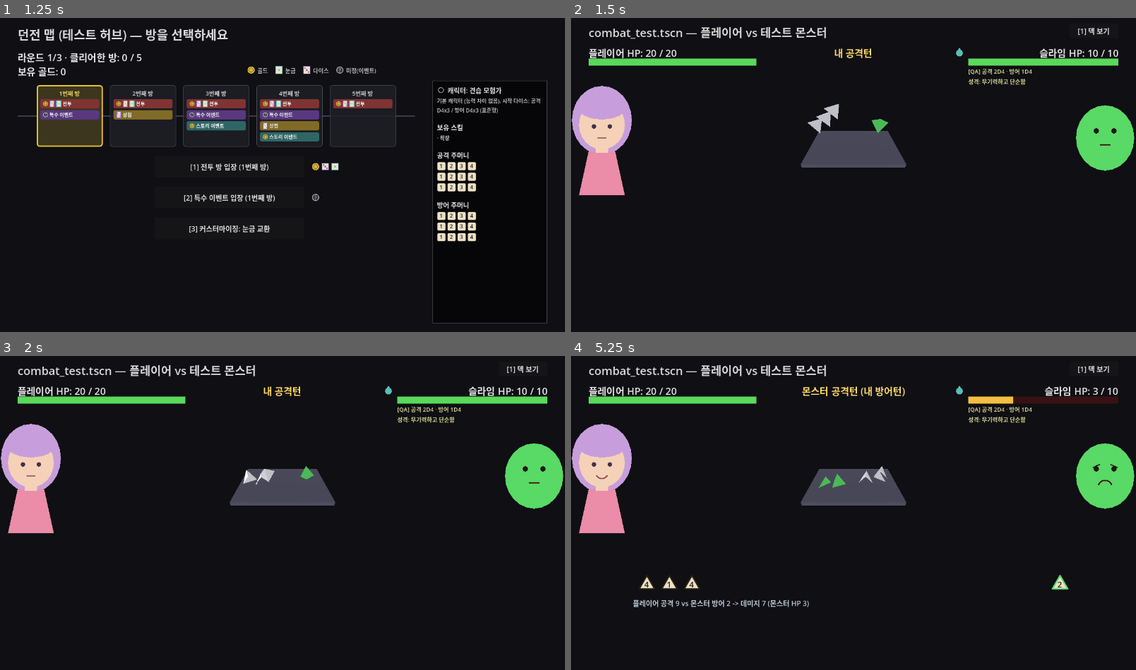
Above: before the commit, frames 1-4 (two rows, left to right).
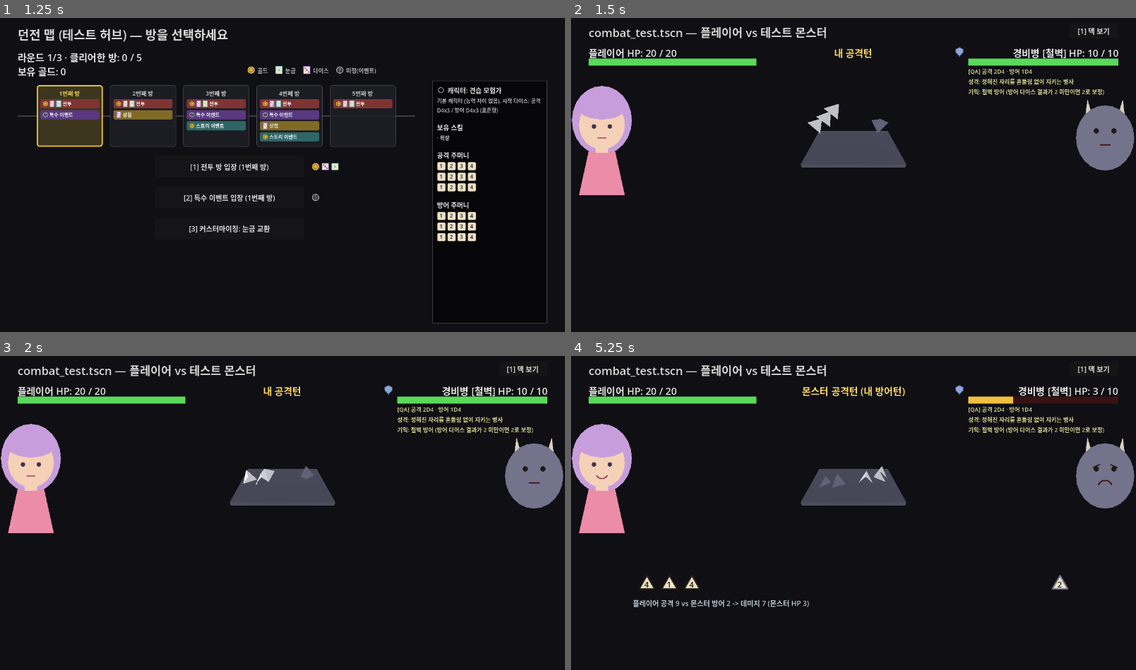
Above: after the commit, the same moments.

Repository: YGseok/ProjectD
Game: Godot game, scene res://code/scenes/character_select.tscn
The game is run twice, just before and just after one commit, with the same random seed, the same clock (stepped at 60 frames per second) and the same inputs.
Inputs (mouse positions are in pixels of both pictures, inside the frame that each line leads up to):
- Up to frame 1 (1.25 s): click "[8] 던전 시작" at 0.5 s
- Up to frame 2 (1.5 s): click "[1] 전투 방 입장 (1번째 방)" at 1.25 s
- Up to frame 3 (2 s): no input
- Up to frame 4 (5.25 s): click "[1] 덱 보기" at 2 s; click "[1] 덱 닫기" at 2.75 s; tap Enter at 3.5 s; move the mouse to (977, 494) at 3.52 s; tap 2 at 3.6 s; click (977, 494) at 3.67 s; move the mouse to (740, 525) at 4.27 s; hold A 4.28-5.03 s; tap 7 at 4.35 s; move the mouse to (910, 440) at 5.02 s; tap 1 at 5.1 s

Frame 1 is identical in both runs. In frame 2, 2.4% of the frame differs, in the area x 53-100%, y 9-49%; in frame 3, 2.4%; in frame 4, 2.5%, in the area x 43-100%, y 9-75%.

Commit message:
feat: G-6(런 시작 몬스터 계획 + 라운드 스케일링) 완료
MonsterCatalog.build_monster_plan()이 런 시작마다 라운드x방 몬스터를
일반 20종 풀에서 미리 뽑아 RunState.monster_plan에 저장. combat_test.gd의
신규 _monster_config_for_plan()이 이를 읽어 몬스터를 고르고 난이도 공식을
room_index+(round_index-1)*3으로 라운드까지 반영한다 - 정상 플레이(QA
환경변수 없이)에서 G-5가 채운 신규 16종 몬스터를 처음으로 만날 수 있게 됨.
기존 _monster_config_for_room()(QA 훅/테스트 직접 호출 전용)은 동작 변경
없이 그대로 보존, 공통 스탯 계산은 _build_monster_config()로 공유.

dice_test.gd에 G-6 검증 섹션 추가(계획 결정론성/풀 소속/중복 없음 +
실제 계산 결과 비교), qa_shot.sh로 정상 로드/QA 훅 둘 다 스크린샷 확인.

Diff:
--- a/code/scenes/combat_test.gd
+++ b/code/scenes/combat_test.gd
@@ -422,6 +422,13 @@
 ## 사람 플레이 피드백 필요). TOTAL_ROOMS가 5로 고정돼 있는 한 room_index=4만 해당되고,
 ## QA에서 GAME_QA_ROOM_OVERRIDE로 더 큰 값(9, 14 등)을 줘도 정확히 일치하지 않는 한
 ## 보스로 취급하지 않는다(다음 라운드 개념이 아직 없으므로).
+##
+## G-6(2026-10-07)로 이 함수는 "GAME_QA_ROOM_OVERRIDE/테스트가 직접 room_index를 넘겨
+## 호출하는 경로"(기존 5종 순환 + room_index 자체가 난이도) 전용으로 범위가 좁혀졌다 —
+## 동작은 전혀 바뀌지 않았다(기존 dice_test.gd 검증이 그대로 PASS해야 함). 실제 던전
+## 플레이(정상 진행, QA 환경변수 없음)는 대신 `_monster_config_for_plan()`이
+## RunState.monster_plan을 읽어 몬스터를 고르고 라운드까지 반영한 난이도를 쓴다. 둘 다
+## 공통 스탯 계산은 `_build_monster_config()`로 모아 중복을 없앴다.
 func _monster_config_for_room(room_index: int) -> Dictionary:
 	# G-5(2026-10-07) QA 훅: GAME_QA_MONSTER_ID 환경변수가 유효한 카탈로그 id면 room 순환과
 	# 무관하게 그 몬스터를 직접 구성한다(스케일링은 그대로 room_index 기준) — 신규 15종이
@@ -440,8 +447,49 @@
 		name_text = profile["name"]
 		if cycle > 0:
 			name_text = "강화 ".repeat(cycle) + name_text
+	var is_boss: bool = room_index == RunState.TOTAL_ROOMS - 1
+	return _build_monster_config(profile, name_text, room_index, is_boss)
+
+
+## G-6(2026-10-07) 신규 — 정상 던전 진행(QA 환경변수 없음)에서 몬스터를 고르는 경로.
+## round_index(1부터)/room_index(0부터, RunState.rooms_cleared와 동일 기준)로
+## RunState.monster_plan을 조회해 몬스터 id를 얻고, "난이도"는 room_index 하나가 아니라
+## INBOX.md G-6 공식 그대로 `room_index + (round_index - 1) * 3`을 쓴다 — 라운드가
+## 올라가도 매번 처음부터(공격 2D4/방어 1D4) 시작하진 않지만, room_index만 썼을 때처럼
+## 라운드마다 꾸준히 5단계씩 쌓이지도 않게 완화된 곡선(실제로 적당한지는 F-4 시뮬/사람
+## 피드백 영역). "보스" 여부는 여전히 room_index(라운드 내 실제 위치)만 본다 — 몇 라운드든
+## 그 라운드의 마지막 방(room_index == TOTAL_ROOMS-1)이면 보스.
+func _monster_config_for_plan(round_index: int, room_index: int) -> Dictionary:
+	var id_override := OS.get_environment("GAME_QA_MONSTER_ID")
+	var override_profile: Dictionary = MonsterCatalog.get_by_id(id_override) if id_override != "" else {}
+	var profile: Dictionary
+	if not override_profile.is_empty():
+		profile = override_profile
+	else:
+		var plan: Array = RunState.monster_plan
+		# plan이 비어있는 상태(이론상 reset_run()을 거치지 않은 테스트 전용 인스턴스 등)는
+		# 기존 5종 순환으로 안전하게 폴백한다 — 크래시보다 "뭔가는 나온다"가 낫다.
+		if plan.is_empty():
+			profile = MonsterCatalog.legacy_cycle_monster(room_index)
+		else:
+			var r: int = clampi(round_index - 1, 0, plan.size() - 1)
+			var round_slots: Array = plan[r]
+			var rm: int = clampi(room_index, 0, round_slots.size() - 1)
+			profile = MonsterCatalog.get_by_id(round_slots[rm])
+	var difficulty: int = room_index + (round_index - 1) * 3
+	var is_boss: bool = room_index == RunState.TOTAL_ROOMS - 1
+	return _build_monster_config(profile, profile["name"], difficulty, is_boss)
+
+
+## `_monster_config_for_room()`/`_monster_config_for_plan()`이 공유하는 스탯 계산부 —
+## 몬스터 프로필 + 이름 문자열(접두어 처리 전) + "난이도"(스케일링에 쓰는 정수, 둘 다 전과
+## 동일하게 "room_index" 자리에 넣던 값) + is_boss만 받으면 나머지(기믹 표시용 접미사,
+## 다이스 개수/HP/면 개수, 스킬 파라미터 dict)는 완전히 같은 계산. 이 함수 자체는
+## G-6에서 기존 _monster_config_for_room() 본문을 그대로 옮겨온 것뿐이라 동작 변경 없음.
+func _build_monster_config(profile: Dictionary, name_text_in: String, difficulty: int, is_boss: bool) -> Dictionary:
+	var name_text := name_text_in
 	var gimmick: String = MonsterCatalog.gimmick_of(profile)
-	var dice_sides := _monster_dice_sides_for_room(room_index)
+	var dice_sides := _monster_dice_sides_for_room(difficulty)
 	var gimmick_value := 0
 	if gimmick == "min_max_only":
 		name_text += " [극단]"
@@ -463,10 +511,9 @@
 	# def_dice_delta=0/hp_mult=1.0이라 아래 세 줄을 추가해도 결과가 완전히 그대로임,
 	# 동작 보존). 신규 몬스터 중 "독거미"/"해골 궁수"/"망령 병사"의 "방어 낮음"/"공격
 	# 낮음" 같은 잠정 메모가 이 delta로 표현된다(최소 1개는 보장).
-	var attack_count: int = max(1, 2 + int(room_index / 2.0) + int(profile.get("atk_dice_delta", 0)))
-	var defense_count: int = max(1, 1 + int(room_index / 3.0) + int(profile.get("def_dice_delta", 0)))
-	var max_hp: int = int(round((10 + room_index * 3) * profile.get("hp_mult", 1.0)))
-	var is_boss: bool = room_index == RunState.TOTAL_ROOMS - 1
+	var attack_count: int = max(1, 2 + int(difficulty / 2.0) + int(profile.get("atk_dice_delta", 0)))
+	var defense_count: int = max(1, 1 + int(difficulty / 3.0) + int(profile.get("def_dice_delta", 0)))
+	var max_hp: int = int(round((10 + difficulty * 3) * profile.get("hp_mult", 1.0)))
 	if is_boss:
 		attack_count += 2
 		defense_count += 1
@@ -558,22 +605,29 @@
 	return text
 
 
-## QA 전용 — GAME_QA_ROOM_OVERRIDE 환경변수(정수)가 있으면 RunState.rooms_cleared
-## 대신 그 room_index로 몬스터를 구성한다. RunState 자체는 건드리지 않아(다른 화면/
-## 다음 판에 영향 없음) 순수 QA 검증용. 방마다 몬스터 다이스 개수/모양(sides)이 실제
-## "정지 감지가 끝난 뒤" 물리적으로 벽(combat_test.tscn Wall*) 안에 잘 들어와
-## 있는지를, freeze로 고정한 스냅샷이 아니라 정상 플레이와 동일한 경로
-## (_run_battle() -> _do_exchange() -> _wait_for_dice_to_settle())로 검증하기 위함
-## (여러 방을 실제로 깨야만 후반 몬스터 다이스를 볼 수 있어 느린 문제를 우회).
-func _room_index_for_monster_config() -> int:
+## QA 전용 — GAME_QA_ROOM_OVERRIDE 환경변수(정수)가 있으면 RunState.monster_plan을
+## 완전히 우회해 "그 난이도 인덱스의 임의 몬스터"(기존 5종 순환, _monster_config_for_room()
+## 그대로)를 구성한다. RunState 자체는 건드리지 않아(다른 화면/다음 판에 영향 없음) 순수
+## QA 검증용. 방마다 몬스터 다이스 개수/모양(sides)이 실제 "정지 감지가 끝난 뒤"
+## 물리적으로 벽(combat_test.tscn Wall*) 안에 잘 들어와 있는지를, freeze로 고정한
+## 스냅샷이 아니라 정상 플레이와 동일한 경로(_run_battle() -> _do_exchange() ->
+## _wait_for_dice_to_settle())로 검증하기 위함(여러 방을 실제로 깨야만 후반 몬스터
+## 다이스를 볼 수 있어 느린 문제를 우회). G-6(2026-10-07) 이전에는 정상 플레이도 이
+## 환경변수가 없을 때 같은 "room_index 기준 5종 순환" 경로를 썼지만, 이제는 정상 플레이
+## (환경변수 없음)는 `_monster_config_for_plan()`이 RunState.monster_plan을 쓴다 —
+## 이 함수는 "환경변수가 있을 때만" 호출되는 QA 전용 경로로 범위가 좁혀졌다.
+func _monster_config_for_room_override() -> Dictionary:
 	var override_env := OS.get_environment("GAME_QA_ROOM_OVERRIDE")
-	if override_env.is_valid_int():
-		return override_env.to_int()
-	return RunState.rooms_cleared
+	return _monster_config_for_room(override_env.to_int())
 
 
 func _ready() -> void:
-	var config := _monster_config_for_room(_room_index_for_monster_config())
+	var room_override := OS.get_environment("GAME_QA_ROOM_OVERRIDE")
+	var config: Dictionary
+	if room_override.is_valid_int():
+		config = _monster_config_for_room_override()
+	else:
+		config = _monster_config_for_plan(RunState.round_index, RunState.rooms_cleared)
 	var monster_sides: int = config["dice_sides"]
 	monster_attack_bag = DiceBag.new(monster_sides, config["attack_count"])
 	monster_defense_bag = DiceBag.new(monster_sides, config["defense_count"])
--- a/code/scenes/dice_test.gd
+++ b/code/scenes/dice_test.gd
@@ -243,6 +243,10 @@
 	lines.append("")
 	lines.append("[G-5: 일반 몬스터 20종 데이터(계열당 5종) + legacy_cycle_monster 호환 + GAME_QA_MONSTER_ID 훅 검증]")
 	all_pass = _check_g5_monster_catalog(lines) and all_pass
+
+	lines.append("")
+	lines.append("[G-6: 런 몬스터 계획(MonsterCatalog.build_monster_plan) + 라운드 난이도 스케일링 검증]")
+	all_pass = _check_g6_monster_plan(lines) and all_pass
 
 	lines.append("")
 	lines.append("결과: %s" % ("PASS" if all_pass else "FAIL"))
@@ -4672,3 +4676,133 @@
 	])
 
 	return ok
+
+
+## [대형 기획 6] G-6(2026-10-07) 검증 — MonsterCatalog.build_monster_plan()(순수 함수)이
+## "라운드x방" 모양으로 결정론적인 계획을 만드는지, combat_test.gd의
+## _monster_config_for_plan()이 그 계획 + 라운드를 반영한 난이도 공식(room_index +
+## (round_index-1)*3)을 "플래그"가 아니라 실제 attack_count/defense_count/max_hp/
+## dice_sides 계산 결과로 바꾸는지(F-3 원칙), reset_run()이 실제로 RunState.monster_plan을
+## 채우는지까지 확인한다.
+func _check_g6_monster_plan(lines: PackedStringArray) -> bool:
+	var ok := true
+
+	# (1) normal_roster_ids(): 20종, 다크 나이트 제외(G-7 전까지 일반 풀 뽑기 대상 아님).
+	var normal_ids: Array = MonsterCatalog.normal_roster_ids()
+	var roster_size_ok: bool = normal_ids.size() == 20 and not normal_ids.has("dark_knight")
+	ok = roster_size_ok and ok
+	lines.append("  MonsterCatalog.normal_roster_ids().size()=%d, 다크 나이트 포함=%s (기대 20, false) -> %s" % [
+		normal_ids.size(), normal_ids.has("dark_knight"), "OK" if roster_size_ok else "FAIL"
+	])
+
+	# (2) build_monster_plan(seed, 3, 5): 라운드 3개 x 방 5개 모양 + 같은 seed -> 같은 결과
+	# (재현 가능해야 QA/F-4 시뮬에서 의미가 있음).
+	var plan_a: Array = MonsterCatalog.build_monster_plan(12345, 3, 5)
+	var plan_b: Array = MonsterCatalog.build_monster_plan(12345, 3, 5)
+	var shape_ok: bool = plan_a.size() == 3
+	for round_slots in plan_a:
+		if round_slots.size() != 5:
+			shape_ok = false
+	var deterministic_ok: bool = str(plan_a) == str(plan_b)
+	ok = shape_ok and deterministic_ok and ok
+	lines.append("  build_monster_plan(seed=12345, 3, 5) 모양(3라운드x5방)=%s, 같은 seed 재현=%s -> %s" % [
+		shape_ok, deterministic_ok, "OK" if (shape_ok and deterministic_ok) else "FAIL"
+	])
+
+	# (3) "일반 전투" 자리(방 0~3, 라운드당 4개 = 총 12개)는 전부 서로 다른 id + 20종 풀 안
+	# (INBOX.md 원문 "한 판 안에서 중복 없이").
+	var normal_slot_ids: Array = []
+	for round_slots in plan_a:
+		for room in range(4):
+			normal_slot_ids.append(round_slots[room])
+	var seen := {}
+	var all_unique := true
+	for id in normal_slot_ids:
+		if seen.has(id):
+			all_unique = false
+		seen[id] = true
+	var all_in_pool := true
+	for id in normal_slot_ids:
+		if not normal_ids.has(id):
+			all_in_pool = false
+	ok = all_unique and all_in_pool and ok
+	lines.append("  일반 전투 자리(방 0~3 x 3라운드=12개) 전부 고유=%s, 전부 20종 풀 안=%s -> %s" % [
+		all_unique, all_in_pool, "OK" if (all_unique and all_in_pool) else "FAIL"
+	])
+
+	# (4) 보스 자리(방4)도 20종 풀 안의 몬스터(G-8 전까지 전용 보스 풀이 없어 같은 풀에서
+	# 뽑되, 중복은 허용됨 — "보스"는 아직 기존 스탯 배율로만 표현).
+	var boss_ok := true
+	for round_slots in plan_a:
+		if not normal_ids.has(round_slots[4]):
+			boss_ok = false
+	ok = boss_ok and ok
+	lines.append("  보스 자리(방4, 3라운드) 전부 20종 풀 안의 몬스터=%s -> %s" % [
+		boss_ok, "OK" if boss_ok else "FAIL"
+	])
+
+	# (5) 실제 배선: combat_test._monster_config_for_plan(round_index, room_index)이
+	# RunState.monster_plan을 읽어 몬스터를 고르고, 난이도 공식(room_index+(round_index-1)*3)을
+	# attack_count/defense_count/max_hp/dice_sides에 실제로 반영하는지 — "스킬 플래그가
+	# 들어갔는가"가 아니라 "계산 결과가 실제로 바뀌는가"를 직접 비교(F-3 원칙). 검증용 계획을
+	# RunState.monster_plan에 직접 꽂아두고 끝나면 원래 값으로 복원.
+	var plan_backup: Array = RunState.monster_plan
+	RunState.monster_plan = [
+		["slime", "goblin", "skeleton", "orc", "dark_knight"],
+		["armored_goblin", "poison_slime", "wolf", "ghoul", "zombie"],
+		["bandit", "ghost", "mad_dog", "wraith_soldier", "dark_knight"],
+	]
+	var script := load("res://code/scenes/combat_test.gd")
+	var combat = script.new()
+
+	# 라운드1/방0: difficulty = 0+(1-1)*3 = 0 -> DESIGN.md 확정값(공격2D4/방어1D4/HP10)과 동일.
+	var r1_room0: Dictionary = combat._monster_config_for_plan(1, 0)
+	var r1_room0_ok: bool = r1_room0["name"] == "슬라임" and r1_room0["attack_count"] == 2 \
+		and r1_room0["defense_count"] == 1 and r1_room0["max_hp"] == 10 and r1_room0["dice_sides"] == 4 \
+		and r1_room0["is_boss"] == false
+	ok = r1_room0_ok and ok
+	lines.append("  라운드1/방0: name=%s 공격=%d 방어=%d hp=%d sides=%d is_boss=%s (기대 슬라임,2,1,10,4,false) -> %s" % [
+		r1_room0["name"], r1_room0["attack_count"], r1_room0["defense_count"], r1_room0["max_hp"],
+		r1_room0["dice_sides"], r1_room0["is_boss"], "OK" if r1_room0_ok else "FAIL"
+	])
+
+	# 라운드2/방0: difficulty = 0+(2-1)*3 = 3 -> 공격=2+1=3, 방어=1+1=2, hp=10+9=19, sides=6(>=2).
+	# "아머 고블린"은 atk/def_dice_delta·hp_mult 전부 기본값(0/0/1.0)이라 공식 그대로 나와야 함.
+	var r2_room0: Dictionary = combat._monster_config_for_plan(2, 0)
+	var r2_room0_ok: bool = r2_room0["name"] == "아머 고블린" and r2_room0["attack_count"] == 3 \
+		and r2_room0["defense_count"] == 2 and r2_room0["max_hp"] == 19 and r2_room0["dice_sides"] == 6
+	ok = r2_room0_ok and ok
+	lines.append("  라운드2/방0: name=%s 공격=%d(기대3) 방어=%d(기대2) hp=%d(기대19) sides=%d(기대6) -> %s" % [
+		r2_room0["name"], r2_room0["attack_count"], r2_room0["defense_count"], r2_room0["max_hp"],
+		r2_room0["dice_sides"], "OK" if r2_room0_ok else "FAIL"
+	])
+
+	# 라운드2/방4(보스): difficulty = 4+(2-1)*3 = 7 -> 기본 공격=2+3=5, 방어=1+2=3,
+	# hp=round((10+21)*1.4)=43(좀비 hp_mult 1.4 반영), sides=8(>=4). 보스 보정(+2/+1/x2) 추가 ->
+	# 공격7 방어4 hp86.
+	var r2_room4: Dictionary = combat._monster_config_for_plan(2, 4)
+	var r2_room4_ok: bool = r2_room4["name"] == "좀비 [보스]" and r2_room4["attack_count"] == 7 \
+		and r2_room4["defense_count"] == 4 and r2_room4["max_hp"] == 86 and r2_room4["is_boss"] == true
+	ok = r2_room4_ok and ok
+	lines.append("  라운드2/방4(보스): name=%s 공격=%d(기대7) 방어=%d(기대4) hp=%d(기대86, 좀비 hp_mult 1.4 반영) is_boss=%s -> %s" % [
+		r2_room4["name"], r2_room4["attack_count"], r2_room4["defense_count"], r2_room4["max_hp"],
+		r2_room4["is_boss"], "OK" if r2_room4_ok else "FAIL"
+	])
+
+	combat.free()
+	RunState.monster_plan = plan_backup
+
+	# (6) reset_run()이 실제로 RunState.monster_plan을 "라운드x방" 모양으로 채우는지
+	# (글루 코드 자체가 호출되는지 — 값은 위 (1)~(5)에서 이미 직접 계산으로 검증했으므로
+	# 여기서는 "비어있지 않고 모양이 맞는지"만 확인).
+	var char_backup: String = RunState.character_id
+	RunState.reset_run()
+	var plan_generated_ok: bool = RunState.monster_plan.size() == RunState.TOTAL_ROUNDS \
+		and RunState.monster_plan[0].size() == RunState.TOTAL_ROOMS
+	ok = plan_generated_ok and ok
+	lines.append("  reset_run() 후 RunState.monster_plan 모양 일치(기대 %d라운드x%d방)=%s -> %s" % [
+		RunState.TOTAL_ROUNDS, RunState.TOTAL_ROOMS, plan_generated_ok, "OK" if plan_generated_ok else "FAIL"
+	])
+	RunState.reset_run(char_backup)
+
+	return ok
--- a/code/systems/monster_catalog.gd
+++ b/code/systems/monster_catalog.gd
@@ -195,6 +195,86 @@
 	return get_by_id(id)
 
 
+## G-6(2026-10-07): "일반 전투" 풀 뽑기 대상 20종 id. tier=="normal"인 몬스터 전부에서
+## "다크 나이트"만 제외한다 — G-5 범위/의도적 보류 주석대로, 다크 나이트는 tier 필드가
+## 여전히 "normal"이지만 G-7에서 정예로 재배정될 예정이라 일반 풀 뽑기 대상이 아니다
+## (legacy_cycle_monster()의 기존 5종 순환 호환을 위해 MONSTERS 자체에서 빼지는 않음).
+static func normal_roster_ids() -> Array:
+	var ids := []
+	for m in MONSTERS:
+		if m.get("tier", "normal") == "normal" and m.get("id", "") != "dark_knight":
+			ids.append(m["id"])
+	return ids
+
+
+static func _family_of(id: String) -> String:
+	return get_by_id(id).get("family", "")
+
+
+static func _shuffled(ids: Array, rng: RandomNumberGenerator) -> Array:
+	var arr: Array = ids.duplicate()
+	for i in range(arr.size() - 1, 0, -1):
+		var j := rng.randi_range(0, i)
+		var tmp = arr[i]
+		arr[i] = arr[j]
+		arr[j] = tmp
+	return arr
+
+
+## sequence 안에서 "바로 이웃한 두 자리가 같은 계열"인 경우를 뒤쪽의 다른 계열 자리와
+## 맞바꿔 깨뜨린다(best-effort — INBOX.md 원문 "가능하면 같은 계열 연속 2번 금지", 맞바꿀
+## 상대가 없으면 그대로 둔다). 한 번의 좌->우 스캔만 하므로 모든 경우를 완전히 보장하진
+## 않는다.
+static func _avoid_consecutive_family(sequence: Array) -> void:
+	for i in range(1, sequence.size()):
+		if _family_of(sequence[i]) == _family_of(sequence[i - 1]):
+			for j in range(i + 1, sequence.size()):
+				if _family_of(sequence[j]) != _family_of(sequence[i - 1]):
+					var tmp = sequence[i]
+					sequence[i] = sequence[j]
+					sequence[j] = tmp
+					break
+
+
+## G-6(2026-10-07): 런 시작 시 한 번만 뽑는 "몬스터 계획" — RunState.monster_plan이
+## 저장하는 값을 만드는 순수 함수(RunState 없이 직접 테스트 가능, F-3 원칙). seed가 같으면
+## 항상 같은 결과를 내므로 RunState.run_seed로 재현 가능(QA/F-4 시뮬용).
+## 반환: Array[Array[String]] — plan[round][room] = 몬스터 id (round/room 둘 다 0부터
+## 시작, round는 rooms_per_round개의 방을 가짐 — 마지막 방이 보스 자리).
+## - 보스가 아닌 자리(0 .. rooms_per_round-2)는 normal_roster_ids()(20종) 안에서
+##   "이번 런 전체에서 중복 없이" 뽑는다(INBOX.md 원문 — total_rounds*(rooms_per_round-1)이
+##   풀 크기 이하일 때만 전부 중복 없이 뽑을 수 있다, 지금 3*4=12 <= 20).
+## - 마지막 방(보스 자리)은 G-7(정예)/G-8(보스 전용 풀)이 생기기 전까지 전용 풀이 없어
+##   같은 20종 풀에서 별도로 뽑는다(중복 허용 — "보스"는 여전히 기존 스탯 배율로만 표현).
+static func build_monster_plan(seed: int, total_rounds: int, rooms_per_round: int) -> Array:
+	var rng := RandomNumberGenerator.new()
+	rng.seed = seed
+	var pool := normal_roster_ids()
+	var normal_slots_per_round: int = rooms_per_round - 1
+	var normal_sequence: Array = _shuffled(pool, rng).slice(0, total_rounds * normal_slots_per_round)
+	_avoid_consecutive_family(normal_sequence)
+	var plan: Array = []
+	var seq_i := 0
+	for r in total_rounds:
+		var round_slots: Array = []
+		for room in rooms_per_round:
+			if room == rooms_per_round - 1:
+				var boss_id: String = pool[rng.randi_range(0, pool.size() - 1)]
+				var prev_id: String = round_slots.back() if not round_slots.is_empty() else ""
+				if prev_id != "" and _family_of(boss_id) == _family_of(prev_id):
+					for _attempt in 3:
+						var candidate: String = pool[rng.randi_range(0, pool.size() - 1)]
+						if _family_of(candidate) != _family_of(prev_id):
+							boss_id = candidate
+							break
+				round_slots.append(boss_id)
+			else:
+				round_slots.append(normal_sequence[seq_i])
+				seq_i += 1
+		plan.append(round_slots)
+	return plan
+
+
 static func family_ids() -> Array:
 	return FAMILIES.keys()
 
--- a/code/systems/run_state.gd
+++ b/code/systems/run_state.gd
@@ -70,6 +70,15 @@
 ## 진행하기로 확정된 범위이고, 다음 이터레이션이 SkillPool.SKILLS의 각 스킬 효과를
 ## combat_test.gd에 실제로 배선해야 한다(DESIGN.md/STATUS.md 참고).
 ##
+## monster_plan / run_seed: INBOX.md [대형 기획 6] G-6(2026-10-07) — "방마다 어떤
+## 몬스터가 나오는지"를 던전 순환(기존 MonsterCatalog.legacy_cycle_monster(), 기존 5종만
+## 돌던 호환 함수)이 아니라 reset_run() 시점에 한 번에 미리 뽑아 저장한다
+## (MonsterCatalog.build_monster_plan() 참고 — 순수 함수, RunState는 결과만 들고 있음).
+## run_seed는 그 뽑기에 쓴 난수 시드를 그대로 저장해 재현 가능하게 한다(QA/F-4 밸런스
+## 시뮬용). combat_test.gd의 _ready()가 GAME_QA_ROOM_OVERRIDE가 없을 때
+## monster_plan[round_index-1][rooms_cleared]를 읽어 몬스터를 구성한다(GAME_QA_ROOM_OVERRIDE/
+## GAME_QA_MONSTER_ID가 있으면 기존처럼 이 계획을 완전히 우회).
+##
 ## chosen_starting_skill_id: [미니 기획 E]-3 (INBOX.md 2026-09-17 기획자 결정) —
 ## 캐릭터 선택 화면에서 미리 확정하는 "시작 스킬" 로드아웃(SkillPool.STARTING_SKILLS,
 ## skill_flags와는 별개 레이어). character_select.gd가 캐릭터 카드를 고를 때마다 그
@@ -94,6 +103,8 @@
 var die_inventory: Array[int] = []
 var skill_flags: Array[String] = []
 var chosen_starting_skill_id: String = ""
+var monster_plan: Array = []
+var run_seed: int = 0
 
 
 func _ready() -> void:
@@ -110,6 +121,8 @@
 	round_index = 1
 	gold = 0
 	shop_visits = 0
+	run_seed = randi()
+	monster_plan = MonsterCatalog.build_monster_plan(run_seed, TOTAL_ROUNDS, TOTAL_ROOMS)
 	var profile := CharacterProfiles.get_profile(character_id)
 	player_attack_bag = DiceBag.new(4, profile.get("attack_count", 3))
 	player_defense_bag = DiceBag.new(4, profile.get("defense_count", 3))
Not shown, changed: docs/STATUS.md
Not shown, changed: docs/STATUS_ARCHIVE.md
Not shown, changed: docs/feedback/INBOX.md
